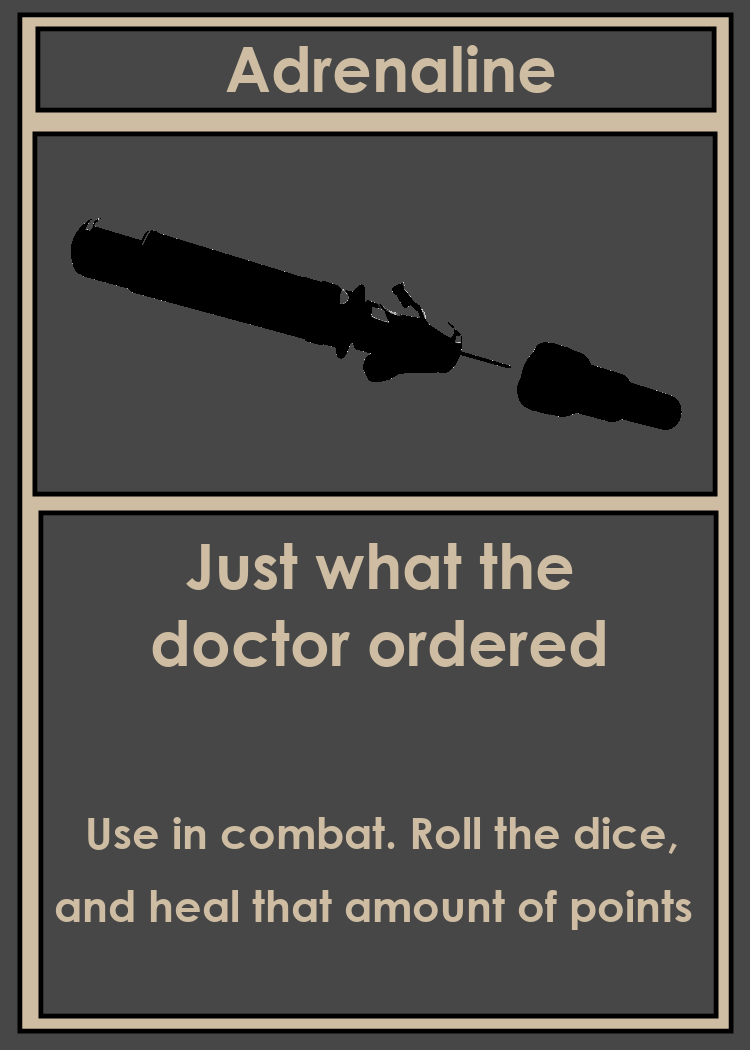
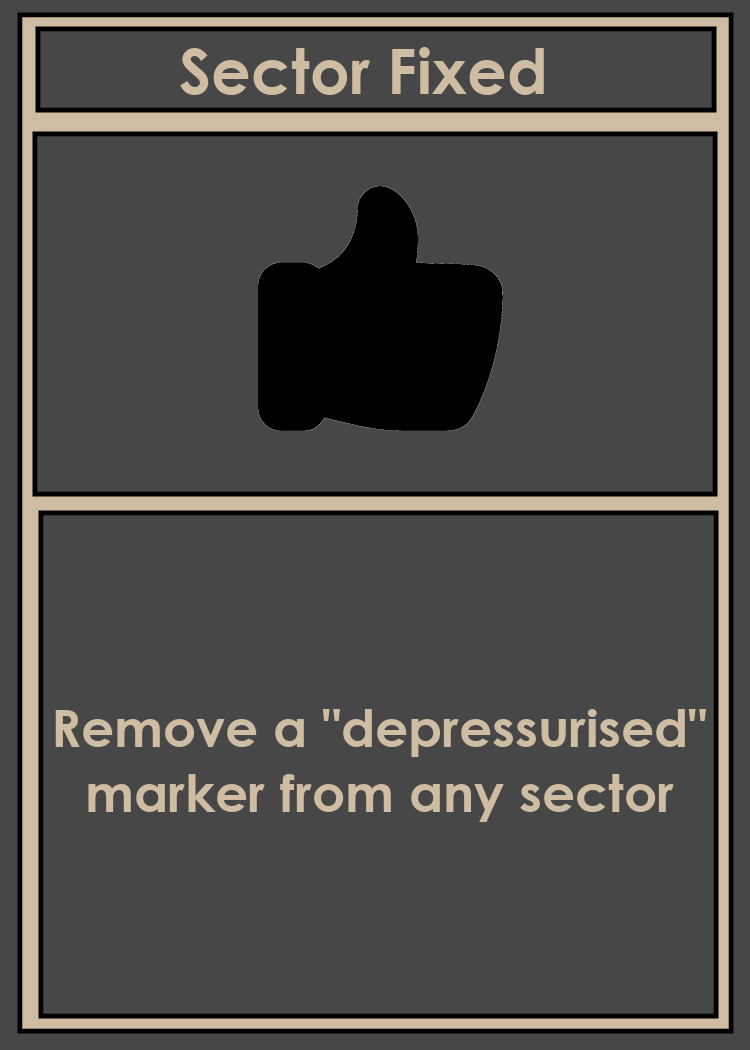
Layered file, before and after one edit (750x1050). Changes by layer:
renamed "Pasted Layer" to "Pasted Layer #1", moved it above "Remove a 'depressurised' ...", painted on it over <box>71,186,682,431</box>
renamed "Use in combat. Roll the dice, ..." to "Remove a 'depressurised' ...", painted on it over <box>55,709,706,930</box>
renamed "Just what the ..." to "What was that noise?!", hid it, painted on it over <box>152,543,605,667</box>
renamed "Adrenaline" to "Sector Fixed", painted on it over <box>180,45,555,95</box>
